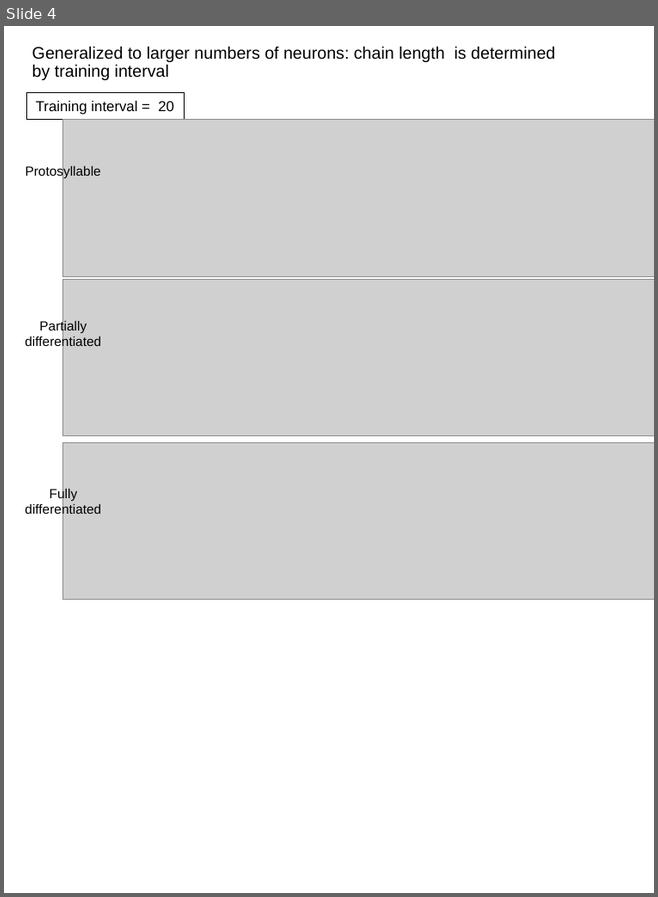
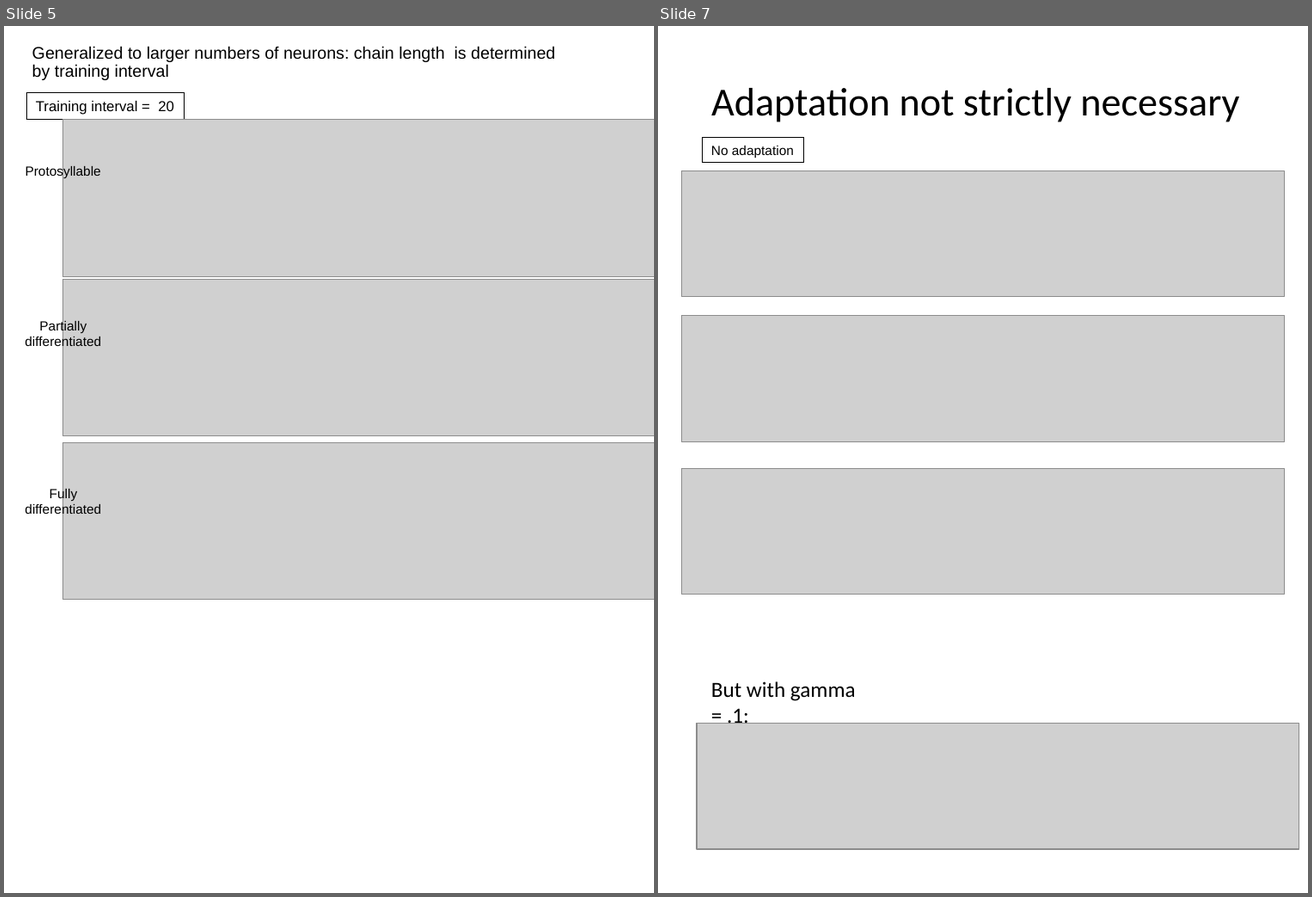
Before and after one commit to nadernik/fee_common, a slide deck: misc_elm/modelupdatefigures/Model figure.pptx. Shown side by side, each under a label of ours: slide 4 before the commit, slides 5 and 7 after it; the slides between them are not shown. The pictures are 658x897 and 1312x897 pixels, drawn with LibreOffice and Linux fonts; fonts in the diff are those of the drawing; grey boxes stand for pictures. Boxes give left, top, right and bottom in pixels: in the first picture for what was removed or moved away, otherwise in the second. Text is boxed around its words. In the diff, an @@ line names an element or a change of style, - is before the commit and + after.

```diff
--- a/misc_elm/modelupdatefigures/Model figure.pptx
+++ b/misc_elm/modelupdatefigures/Model figure.pptx
@@ slide 7 added at [658, 26, 1308, 893], background #FFFFFF @@
@@ title added at [711, 88, 1239, 122], 33 pt, text #000000 @@
+Adaptation not strictly necessary
@@ rectangle added at [703, 138, 803, 163], outline #000000 0.75 pt, 11 pt, text #000000 @@
+No adaptation
@@ picture added at [682, 170, 1285, 296] @@
@@ picture added at [682, 316, 1285, 441] @@
@@ picture added at [682, 468, 1285, 594] @@
@@ text added at [711, 681, 856, 729], 18 pt, text #000000 @@
+But with gamma = .1:
@@ picture added at [697, 723, 1300, 849] @@
@@ what was slide 4 is now slide 5 @@
```
Also in this commit, not shown: 4 slides changed, 7 other files.
